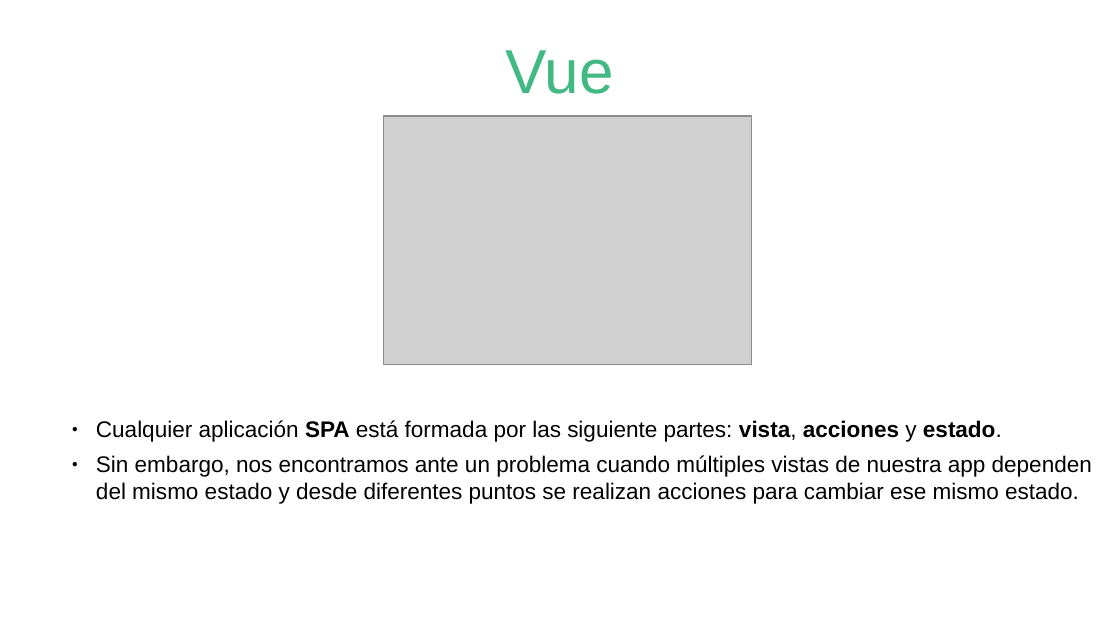
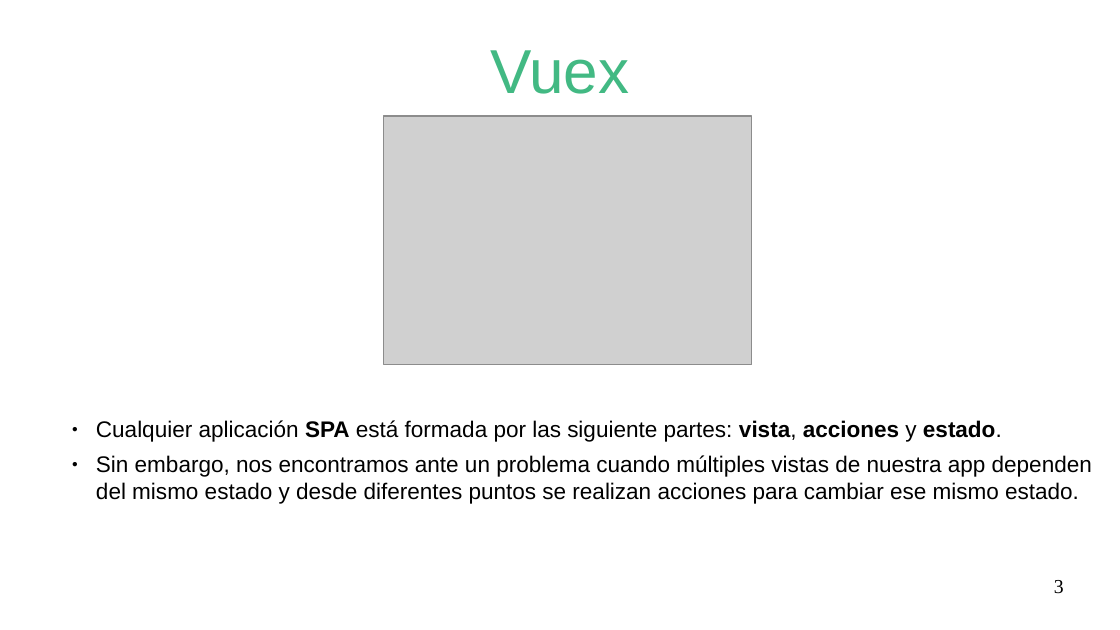
Before and after one commit to xino1010/vue-nest-arduino, a slide deck: slide 3 of presentacion/presentacion.odp. Drawn at 1120x630 pixels with LibreOffice and Linux fonts; fonts in the diff are those of the drawing; grey boxes stand for pictures. Boxes give left, top, right and bottom in pixels: in the first picture for what was removed or moved away, otherwise in the second. Text is boxed around its words. In the diff, an @@ line names an element or a change of style, - is before the commit and + after.

```diff
--- a/presentacion/presentacion.odp
+++ b/presentacion/presentacion.odp
@@ title at box(490, 50, 629, 94): text changed @@
-Vue
+Vuex
@@ page number added at box(1054, 580, 1064, 594), 14 pt, text #000000 @@
+3
```
Also in this commit, not shown: 13 other slides changed, 2 slides added, 1 slide removed, 9 other files.
